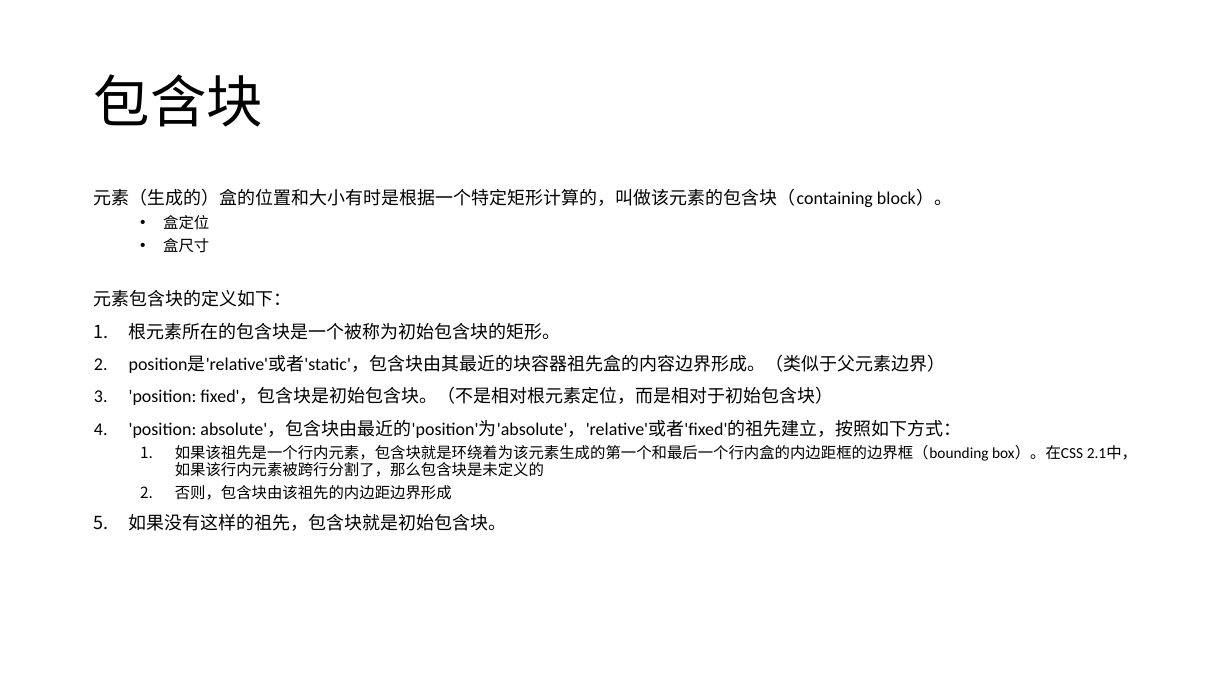
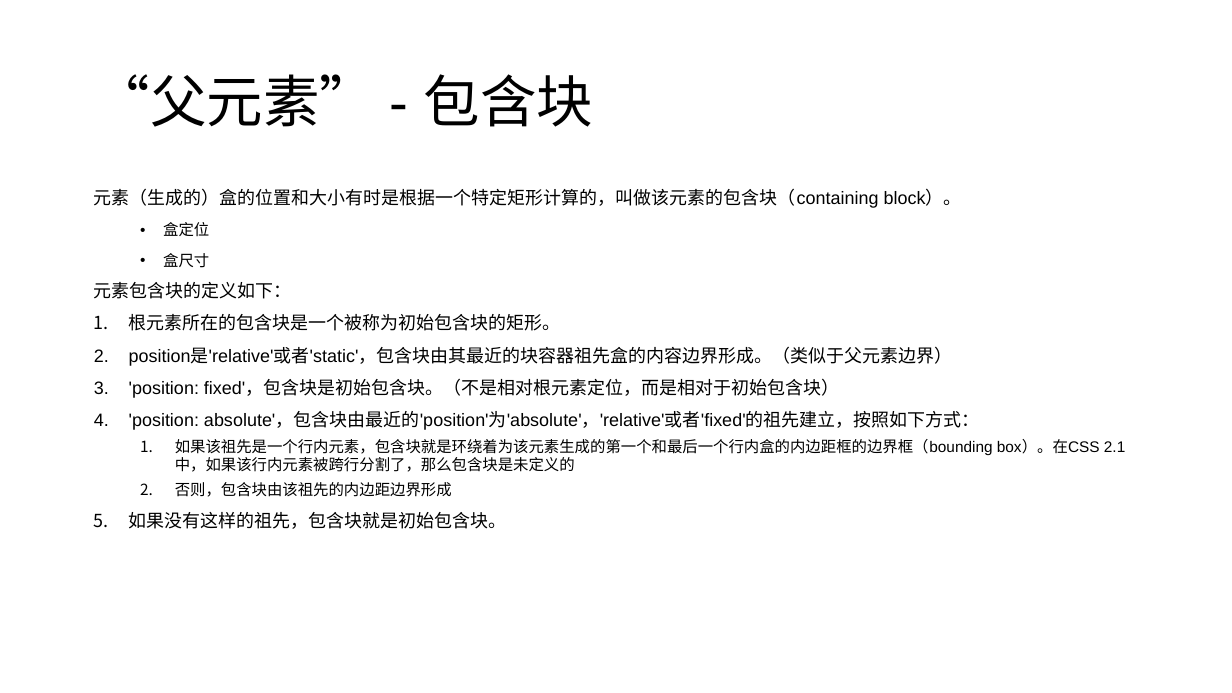
Before and after one commit to FBmm/Frontend-blog, a slide deck: slide 8 of CSS/css分享/css分享 - 布局.pptx (slide 5 before the commit). Drawn at 1232x693 pixels with LibreOffice and Linux fonts; fonts in the diff are those of the drawing. Boxes give left, top, right and bottom in pixels: in the first picture for what was removed or moved away, otherwise in the second. Text is boxed around its words. In the diff, an @@ line names an element or a change of style, - is before the commit and + after.

```diff
--- a/CSS/css分享/css分享 - 布局.pptx
+++ b/CSS/css分享/css分享 - 布局.pptx
@@ title at (94,74,593,127): text changed; font Calibri to Arial @@
-包含块
+“父元素” - 包含块
@@ text "元素（生成的）盒的位置和大小有时是根据一个特定矩形计算的，叫做该元素的包含块（containing block）。" at (94,188,1125,529): font Calibri to Arial; line spacing 0.9 to 1.3; line spacing 0.9 to 1 @@
```
Also in this commit, not shown: 5 other slides changed, 4 slides added, 1 slide removed, 3 other files.
